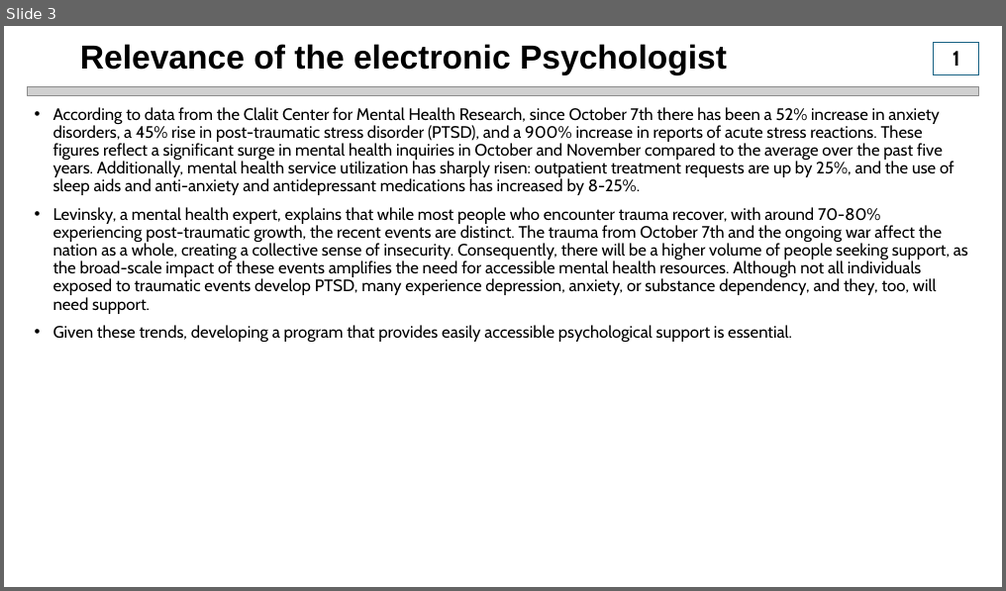
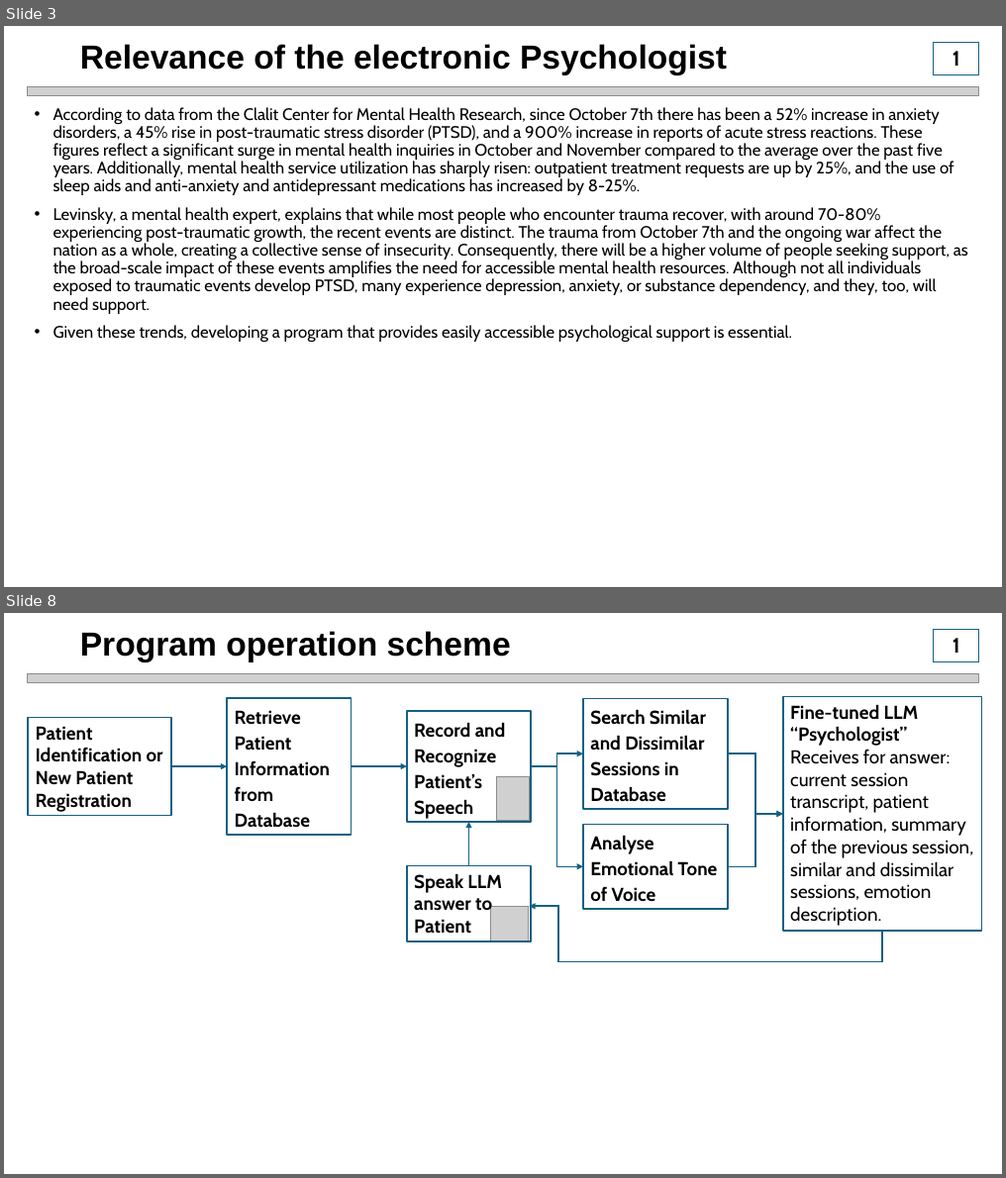
Before and after one commit to IlyaZutler/Project_4-Psychologist_IA, a slide deck: Presentation2.pptx. Shown one above the other, each under a label of ours: slide 3 before the commit, slides 3 and 8 after it; the slides between them are not shown. The pictures are 1006x591 and 1006x1178 pixels, drawn with LibreOffice and Linux fonts; fonts in the diff are those of the drawing; grey boxes stand for pictures. Boxes give left, top, right and bottom in pixels: in the first picture for what was removed or moved away, otherwise in the second. Text is boxed around its words. In the diff, an @@ line names an element or a change of style, - is before the commit and + after.

```diff
--- a/Presentation2.pptx
+++ b/Presentation2.pptx
@@ slide 8 added at (4,613,1002,1174), background #FFFFFF @@
@@ title added at (80,631,511,663), 32 pt, text #000000, bold @@
+Program operation scheme
@@ rectangle added at (934,629,979,662), outline #156082 0.75 pt, 20 pt, text #000000, bold @@
+1
@@ picture added at (27,673,979,683) @@
@@ rectangle added at (227,698,351,836), outline #156082 1.5 pt, 18 pt, text #000000, bold @@
+Retrieve Patient Information from Database
@@ rectangle added at (583,698,729,809), outline #156082 1.5 pt, 18 pt, text #000000, bold @@
+Search Similar and Dissimilar Sessions in Database
@@ rectangle added at (783,697,982,931), outline #156082 1.5 pt, 18 pt, text #000000 @@
+Fine-tuned LLM “Psychologist” Receives for answer: current session transcript, patient information, summary of the previous session, similar and dissimilar sessions, emotion description.
@@ rectangle added at (28,717,171,815), outline #156082 1.5 pt, 18 pt, text #000000, bold @@
+Patient Identification or New Patient Registration
@@ rectangle added at (407,711,531,822), outline #156082 1.5 pt, 18 pt, text #000000, bold @@
+Record and Recognize Patient’s Speech
@@ elbow arrow added from (531, 766) to (583, 754), #156082 1.5 pt @@
@@ elbow arrow added from (728, 754) to (783, 814), #156082 1.5 pt @@
@@ elbow arrow added from (171, 766) to (227, 766), #156082 1.5 pt @@
@@ elbow arrow added from (351, 766) to (407, 766), #156082 1.5 pt @@
@@ picture added at (497,777,529,821) @@
@@ elbow arrow added from (531, 766) to (583, 866), #156082 1.5 pt @@
@@ elbow arrow added from (728, 866) to (783, 814), #156082 1.5 pt @@
@@ elbow arrow added from (469, 866) to (469, 822), #156082 1.5 pt @@
@@ rectangle added at (583,825,729,909), outline #156082 1.5 pt, 18 pt, text #000000, bold @@
+Analyse Emotional Tone of Voice
@@ rectangle added at (407,866,531,942), outline #156082 1.5 pt, 18 pt, text #000000, bold @@
+Speak LLM answer to Patient
@@ picture added at (491,906,528,941) @@
@@ elbow arrow added from (882, 931) to (530, 906), #156082 1.5 pt @@
```
Also in this commit, not shown: 4 slides changed, 5 other slides added, 1 other file.
